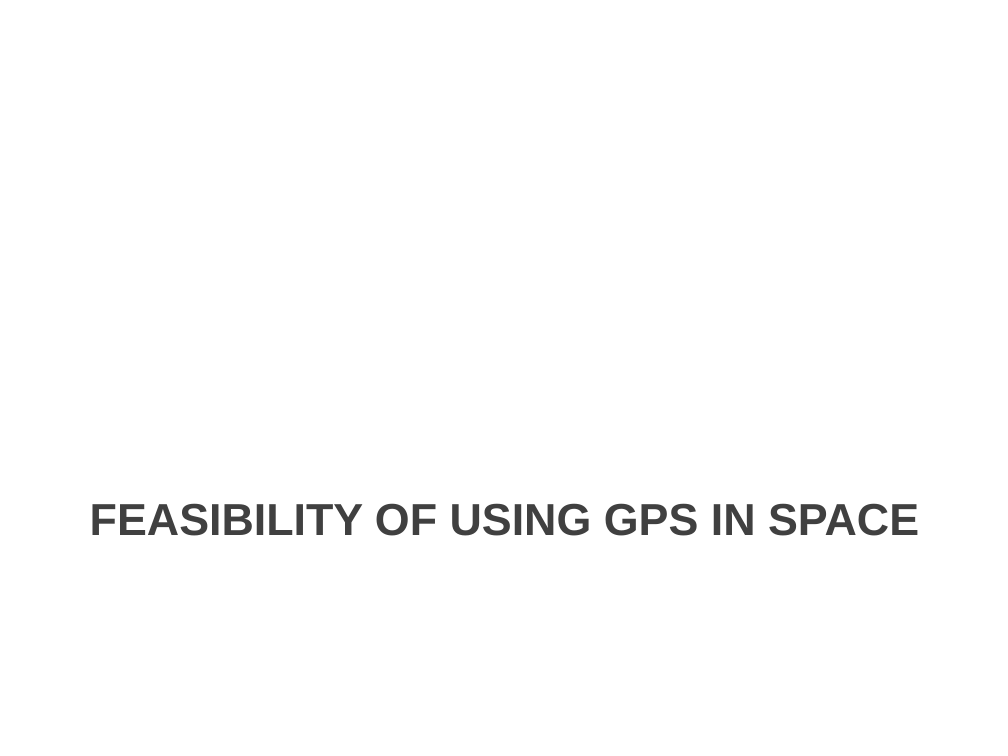
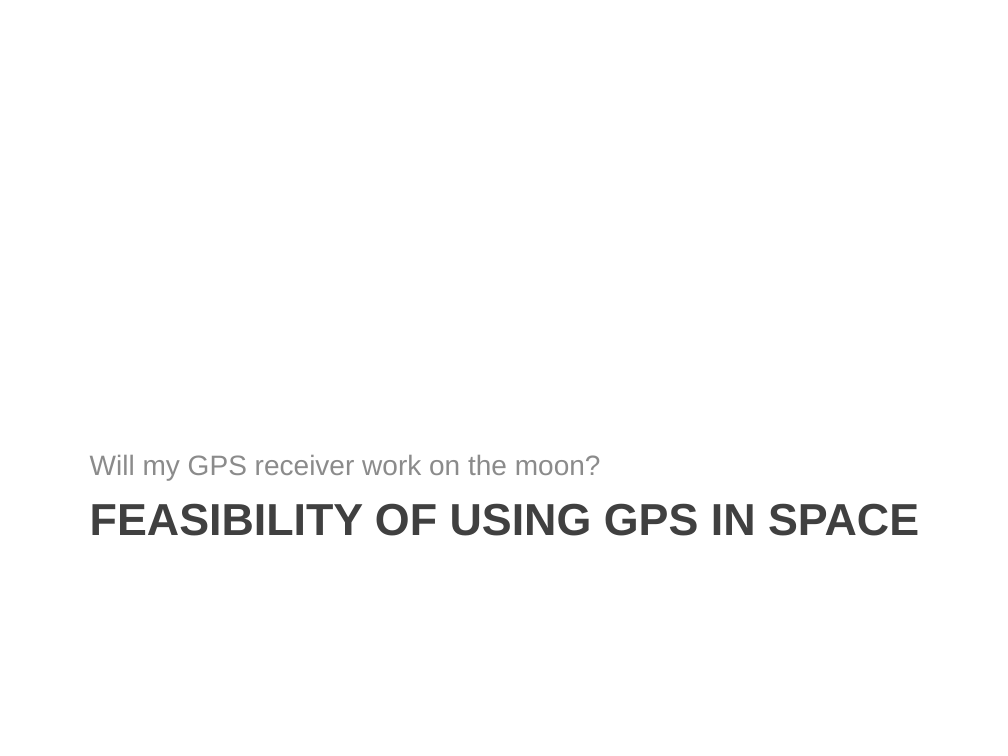
Before and after one commit to cullenself/ExtendedGNSS, a slide deck: slide 2 of Report/Extended GNSS.pptx. Drawn at 1008x756 pixels with LibreOffice and Linux fonts; fonts in the diff are those of the drawing; background and template pictures are left out. Boxes give left, top, right and bottom in pixels: in the first picture for what was removed or moved away, otherwise in the second. Text is boxed around its words. In the diff, an @@ line names an element or a change of style, - is before the commit and + after.

```diff
--- a/Report/Extended GNSS.pptx
+++ b/Report/Extended GNSS.pptx
@@ text added at [90, 455, 601, 480], 20 pt, text #8C8C8C @@
+Will my GPS receiver work on the moon?
```
Also in this commit, not shown: 7 other slides changed, 1 slide added, 1 slide removed, 1 other file.
